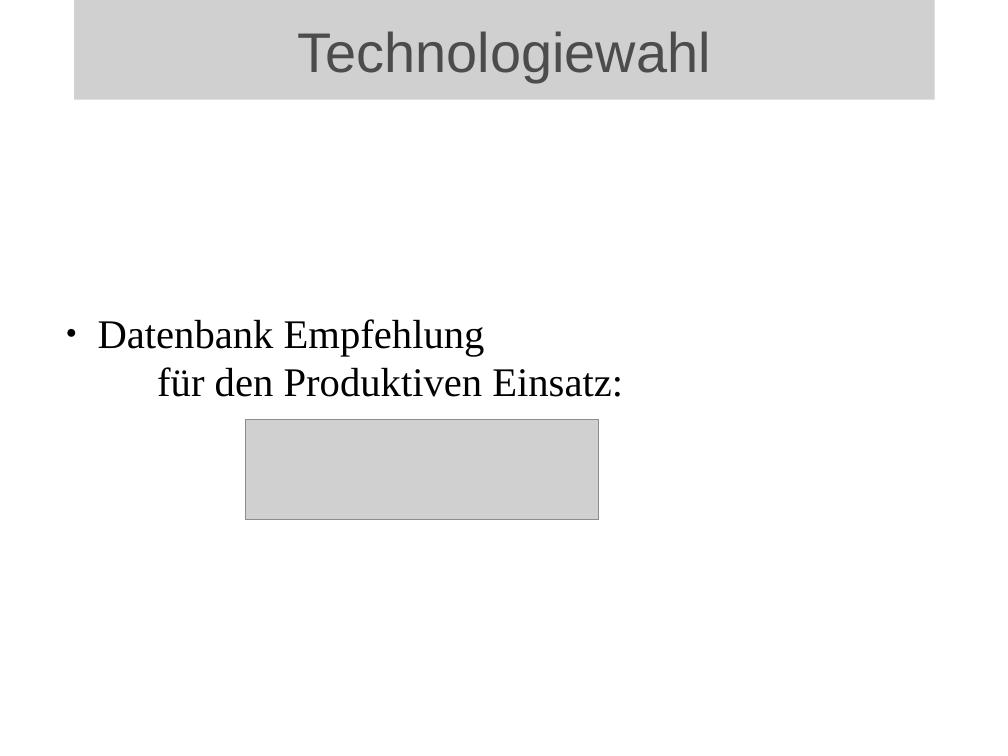
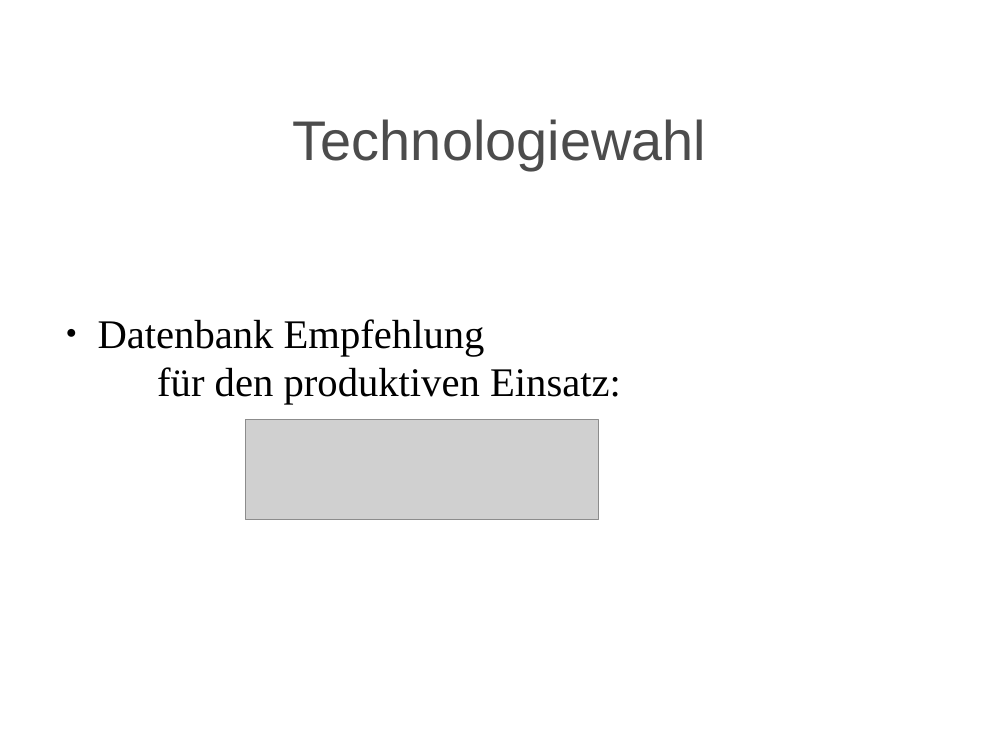
Before and after one commit to BackupTheBerlios/ticketline4032-svn, a slide deck: slide 4 of trunk/Dokumente/Allgemein/Projektmanagement/Statusbericht/mr2_folien.odp. Drawn at 1008x756 pixels with LibreOffice and Linux fonts; fonts in the diff are those of the drawing; grey boxes stand for pictures; background and template pictures are left out. Boxes give left, top, right and bottom in pixels: in the first picture for what was removed or moved away, otherwise in the second. Text is boxed around its words. In the diff, an @@ line names an element or a change of style, - is before the commit and + after.

```diff
--- a/trunk/Dokumente/Allgemein/Projektmanagement/Statusbericht/mr2_folien.odp
+++ b/trunk/Dokumente/Allgemein/Projektmanagement/Statusbericht/mr2_folien.odp
@@ picture removed at <box>74,0,935,100</box> @@
-Technologiewahl
@@ title added at <box>293,119,706,170</box>, 44 pt, text #4C4C4C @@
+Technologiewahl
@@ subtitle at <box>98,319,621,405</box>: text changed @@
-● Datenbank Empfehlung
-  für den Produktiven Einsatz:
+● Datenbank Empfehlung
+  für den produktiven Einsatz:
```
Also in this commit, not shown: 11 other slides changed, 1 other file.
